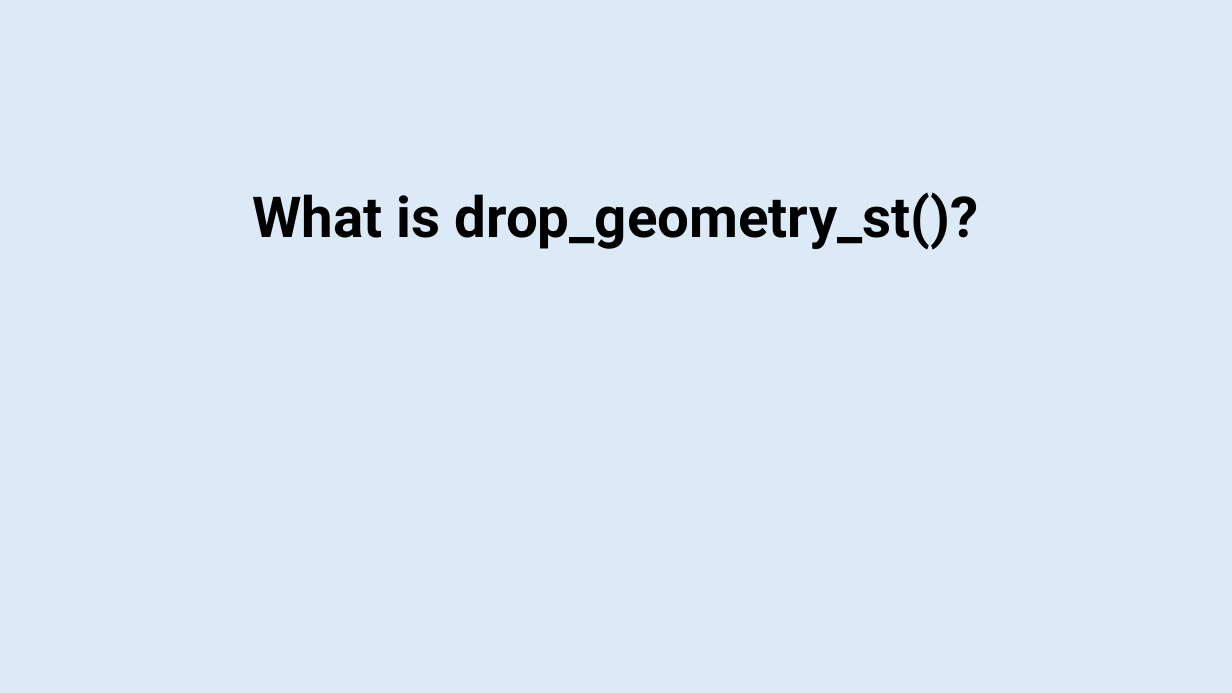
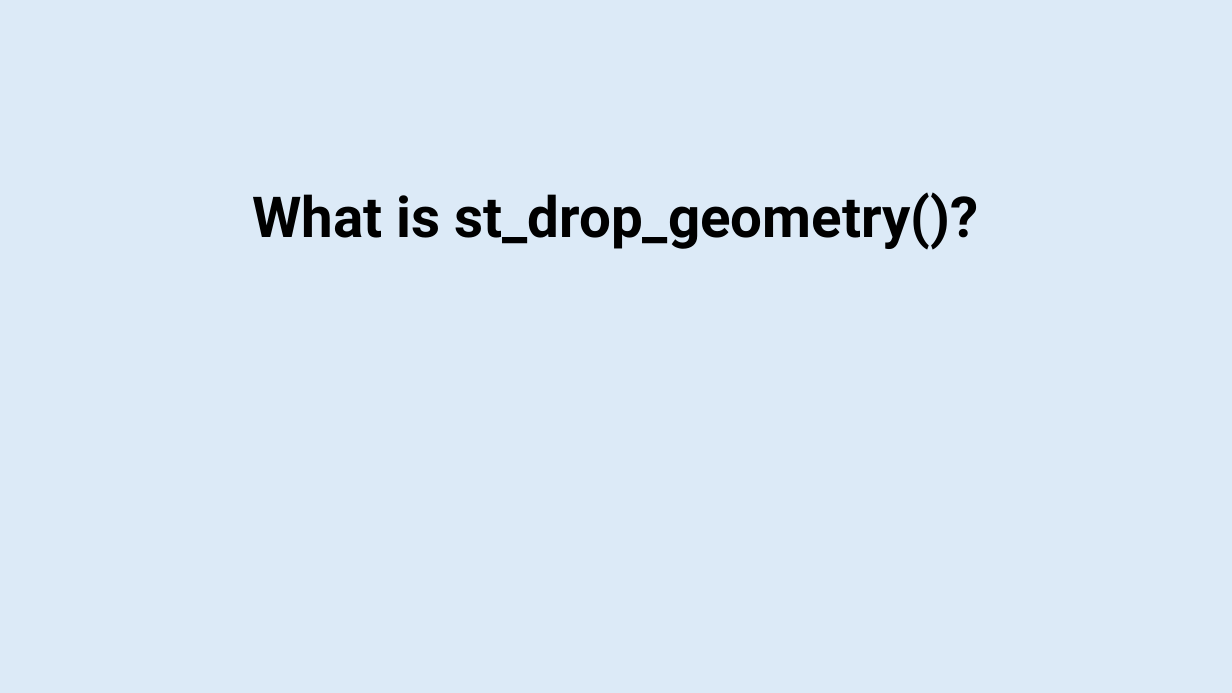
Before and after one commit to mhoch422/BIOS600_SSII, a slide deck: slide 14 of exam/exam-02/Exam2_Jeopardy.pptx. Drawn at 1232x693 pixels with LibreOffice and Linux fonts; fonts in the diff are those of the drawing. Boxes give left, top, right and bottom in pixels: in the first picture for what was removed or moved away, otherwise in the second. Text is boxed around its words. In the diff, an @@ line names an element or a change of style, - is before the commit and + after.

Commit message:
Updating Lecture 13

```diff
--- a/exam/exam-02/Exam2_Jeopardy.pptx
+++ b/exam/exam-02/Exam2_Jeopardy.pptx
@@ text at (252,192,979,250): text changed @@
-What is drop_geometry_st()?
+What is st_drop_geometry()?
```
Also in this commit, not shown: 1 other slide changed, 1 slide added, 1 slide removed, 38 other files.
